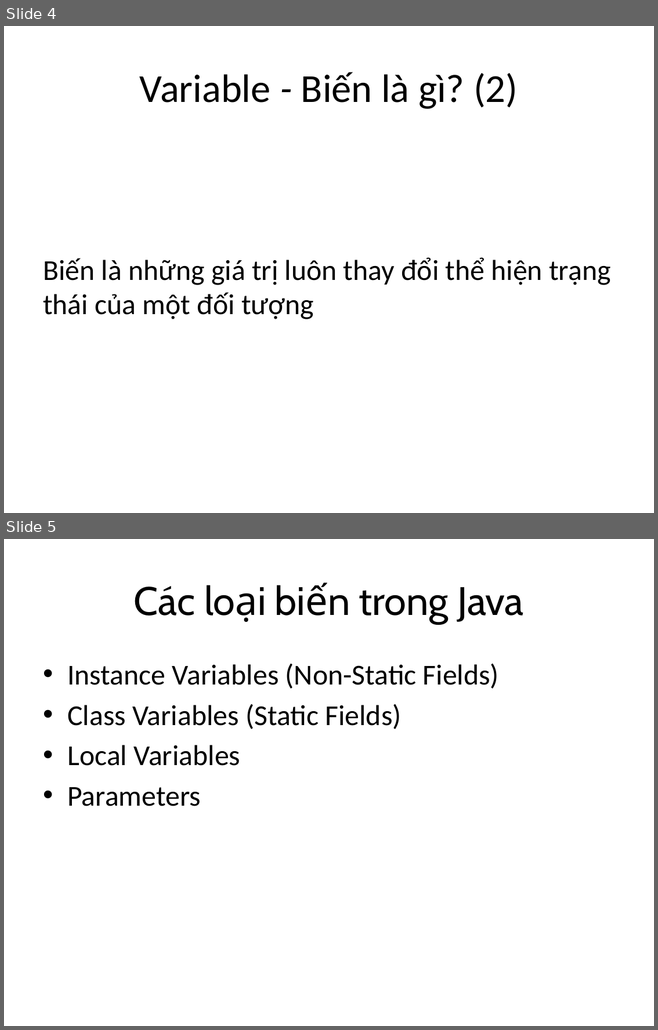
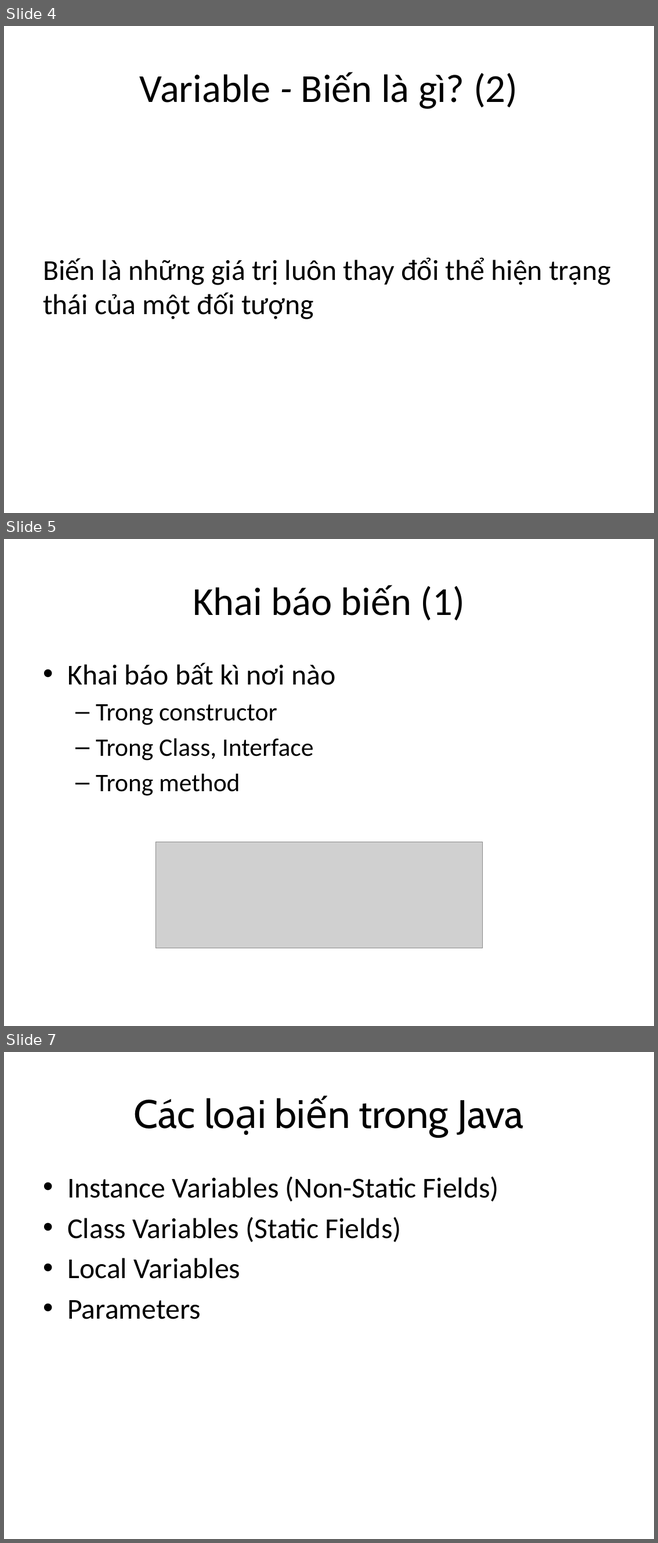
Before and after one commit to phithanh97cs/T3H, a slide deck: 3. Back-end/1. JavaCore/3.Biến trong Java.pptx. Shown one above the other, each under a label of ours: slides 4 and 5 before the commit, slides 4, 5 and 7 after it; the slides between them are not shown. The pictures are 658x1030 and 658x1543 pixels, drawn with LibreOffice and Linux fonts; fonts in the diff are those of the drawing; grey boxes stand for pictures. Boxes give left, top, right and bottom in pixels: in the first picture for what was removed or moved away, otherwise in the second. Text is boxed around its words. In the diff, an @@ line names an element or a change of style, - is before the commit and + after.

```diff
--- a/3. Back-end/1. JavaCore/3.Biến trong Java.pptx
+++ b/3. Back-end/1. JavaCore/3.Biến trong Java.pptx
@@ slide 5 added at (4, 539, 654, 1026), background #FFFFFF @@
@@ title added at (192, 585, 465, 621), 44 pt, text #000000 @@
+Khai báo biến (1)
@@ text added at (67, 663, 335, 796), 28 pt, text #000000 @@
+• Khai báo bất kì nơi nào
+  – Trong constructor
+  – Trong Class, Interface
+  – Trong method
@@ picture added at (155, 842, 482, 949) @@
@@ what was slide 5 is now slide 7 @@
```
Also in this commit, not shown: 2 slides changed, 2 other slides added, 2 other files.
